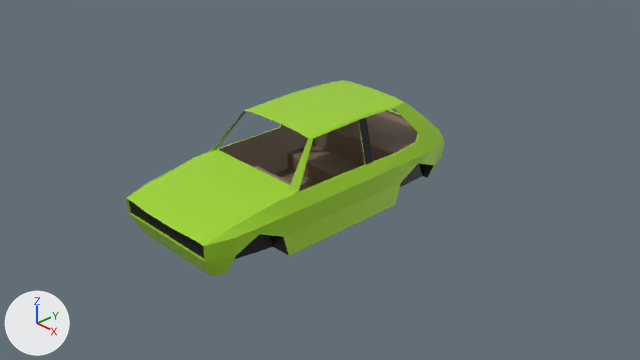
What one commit did to the Blender file Assets/Models/Cars/volkswagen-golf-mki-low-poly/source/Volks_Golf_Custom.blend.
Before and after are seen from the file's camera 'Camera'. Every picture has the same lights, and +X, +Y and +Z are marked at lower left. The same objects are shown in both versions, whatever each file hides.

Objects in the first picture: 'Body'.
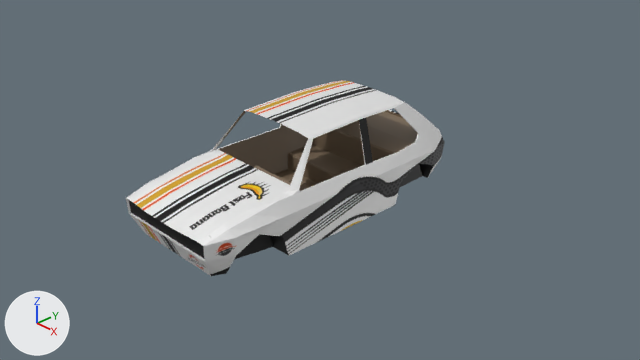
Boxes (x1, y1, x2, y2) around the edits, measured in the pictures (640 x 360 px):
'Body', surface changed (green to white): (126, 80, 445, 276) in both

Diff of the bpy script that builds the scene:
```diff
--- a/Assets/Models/Cars/volkswagen-golf-mki-low-poly/source/Volks_Golf_Custom.blend.py
+++ b/Assets/Models/Cars/volkswagen-golf-mki-low-poly/source/Volks_Golf_Custom.blend.py
@@ img_test @@
+img_test = load_image('TEST', 'TEST.png', 1024, 1024, 'sRGB')
@@ mat_material_015 @@
 mat_material_015 = bpy.data.materials.new('Material.015')
-# nodes: BsdfPrincipled, OutputMaterial
-# colours: green #9ed527
+# nodes: BsdfPrincipled x2, MixShader, OutputMaterial, TexImage
+# colours: white #ffffff
+# uses the picture img_test
@@ me_cube_001 @@
 me_cube_001.from_pydata(...)  # 695 vertices, 945 faces; spans x -0.67..0.67, y -1.86..1.15, z -0.98..-0.01
 # used by ob_body; location = (0.017, 0.023, 0.999); scale = (1.3, 1.3, 1.3)
+# me_cube_001 part 1: texture (UV) coordinates of 945 of 945 faces, centred in x -0.66..0.66, y -1.86..1.15, z -0.98..-0.02, changed; they spanned u 0.0..0.0, v 0.0..0.0 and now span u 0.01..0.99, v 0.01..0.99
 me_cube_001.materials.append(mat_material_015)
```
